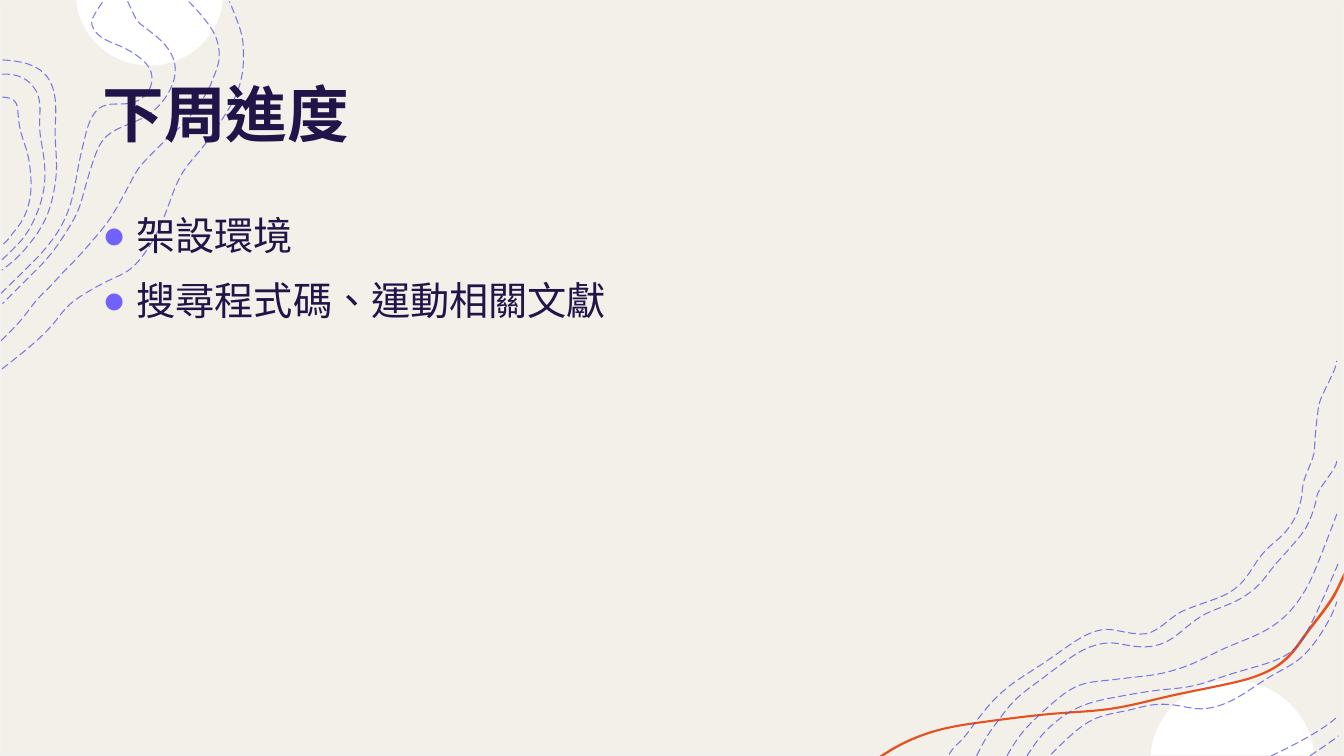
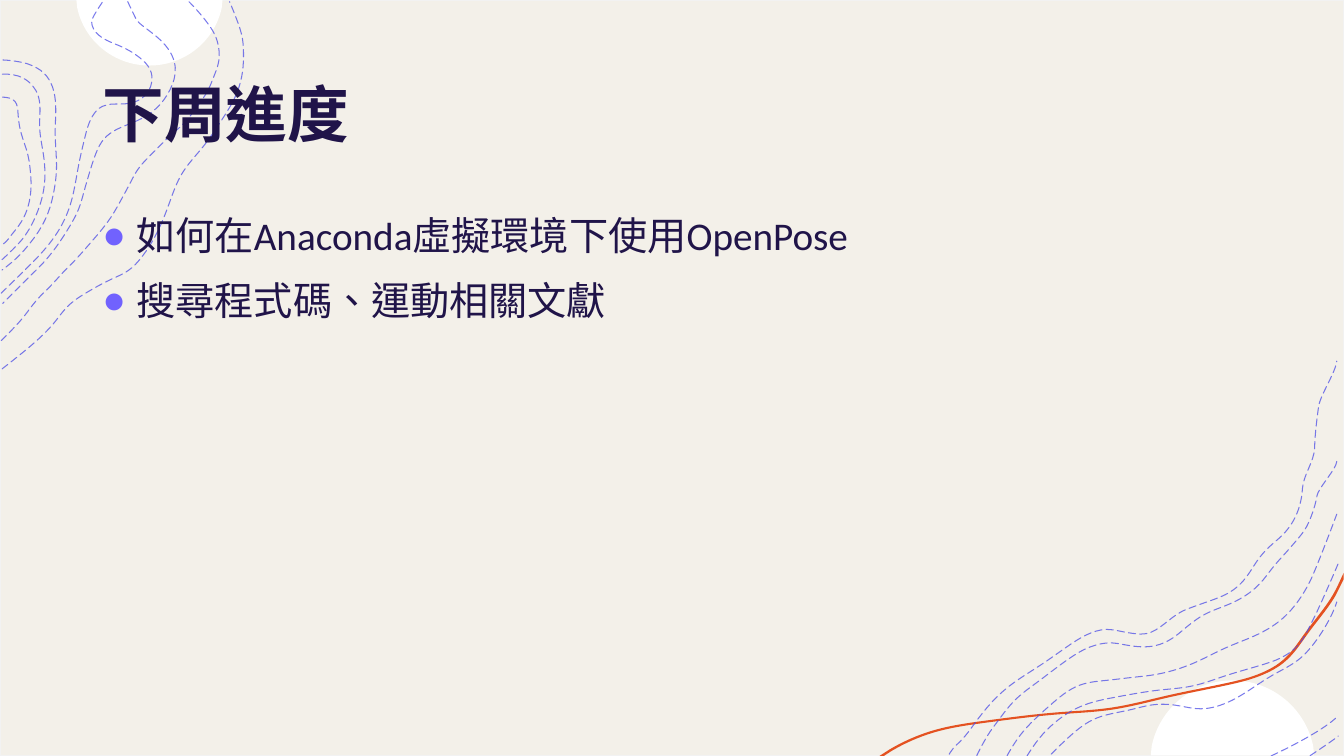
Before and after one commit to mizulun/seatpose-system, a slide deck: slide 13 of 提升運動表現輔助系統.pptx. Drawn at 1344x756 pixels with LibreOffice and Linux fonts; fonts in the diff are those of the drawing. Boxes give left, top, right and bottom in pixels: in the first picture for what was removed or moved away, otherwise in the second. Text is boxed around its words. In the diff, an @@ line names an element or a change of style, - is before the commit and + after.

```diff
--- a/提升運動表現輔助系統.pptx
+++ b/提升運動表現輔助系統.pptx
@@ text at box(136, 210, 848, 261): text changed @@
-● 架設環境
+● 如何在Anaconda虛擬環境下使用OpenPose
```
Also in this commit, not shown: 1 other slide changed, 1 slide added, 1 slide removed.
